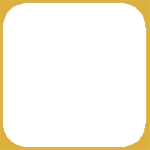
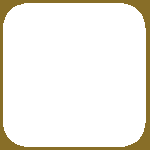
Revision of a layered 150px x 150px image; what changed, layer by layer:
painted on "Layer 2" over 0, 0, 150, 150
